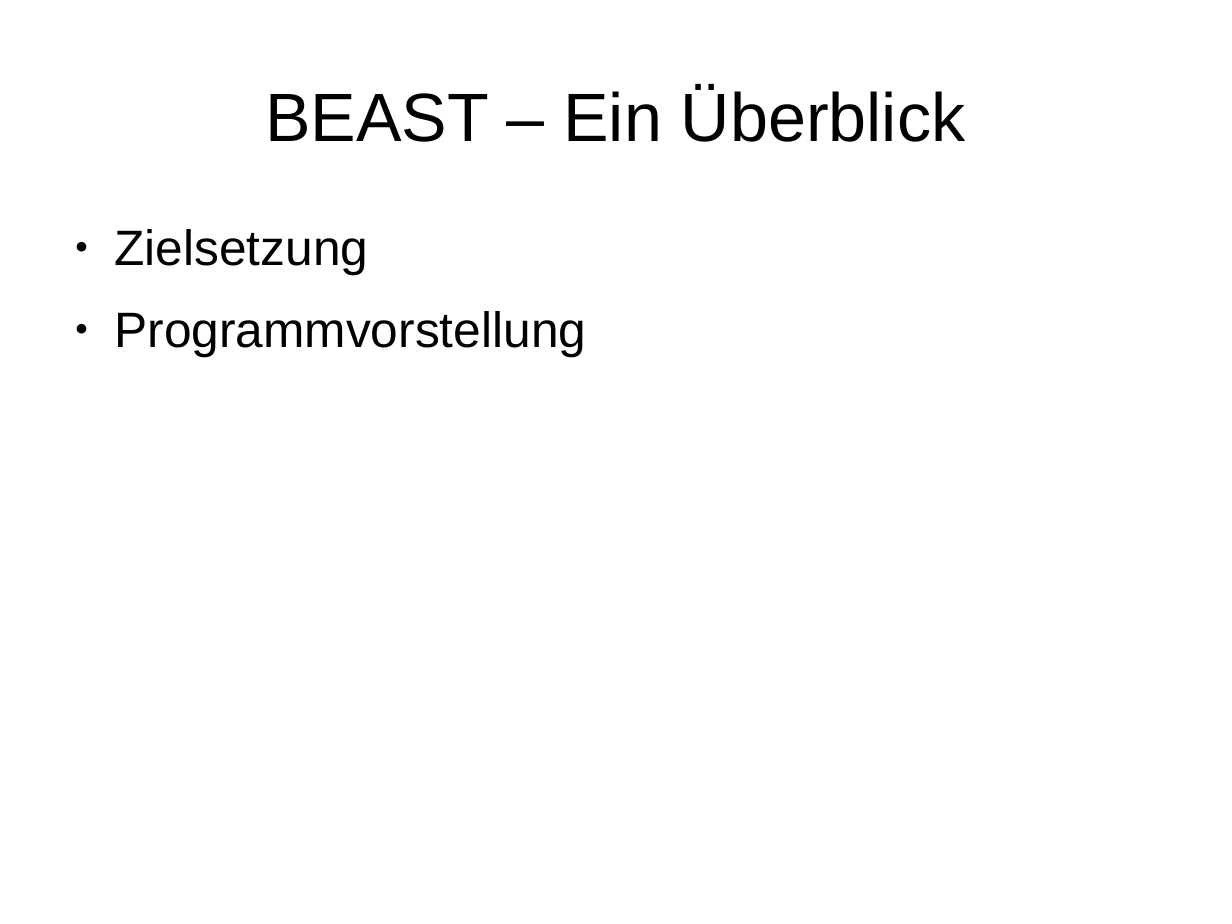
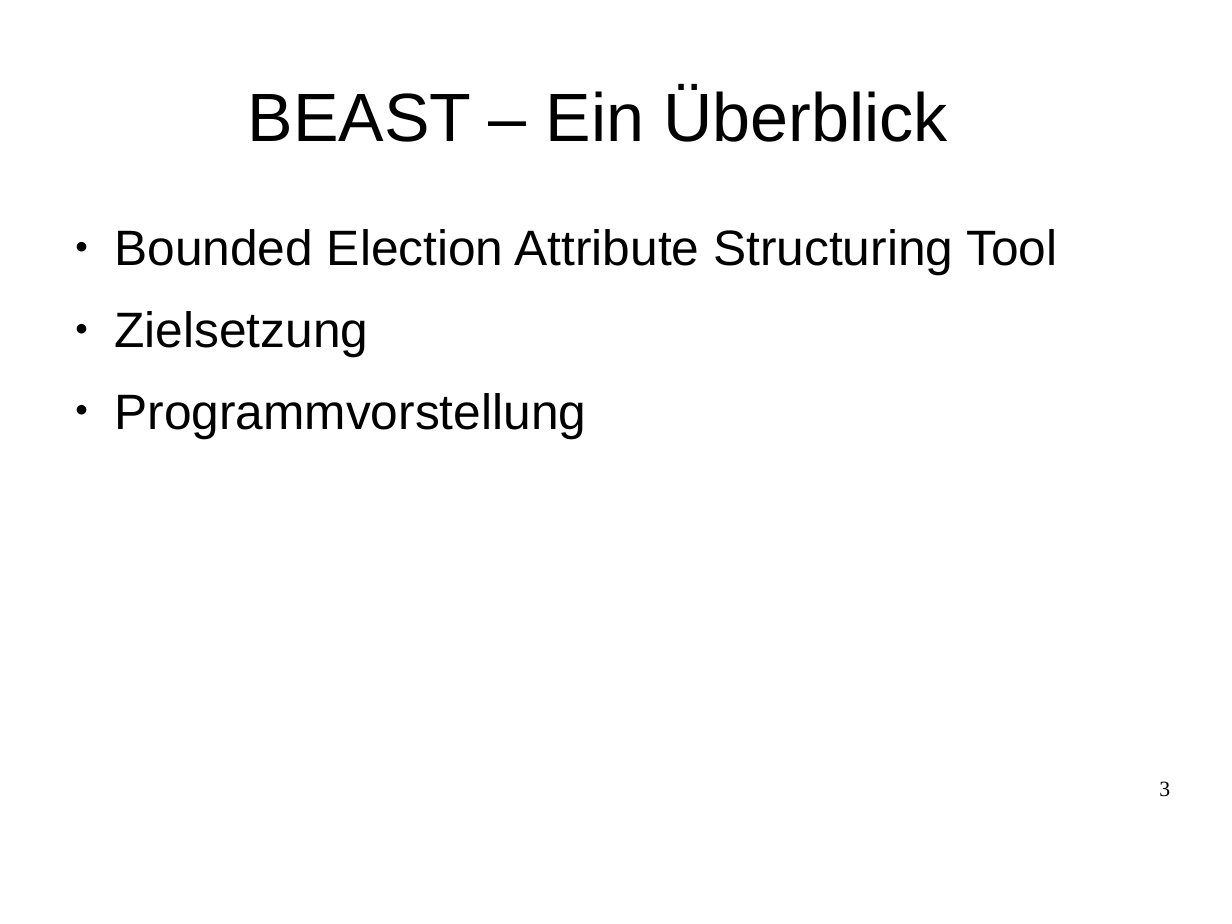
Before and after one commit to justin-hecht/pse-wahlverfahren, a slide deck: slide 3 of Implementierung/Präsentation/Präsentation.odp. Drawn at 1232x924 pixels with LibreOffice and Linux fonts; fonts in the diff are those of the drawing; background and template pictures are left out. Boxes give left, top, right and bottom in pixels: in the first picture for what was removed or moved away, otherwise in the second. Text is boxed around its words. In the diff, an @@ line names an element or a change of style, - is before the commit and + after.

```diff
--- a/Implementierung/Präsentation/Präsentation.odp
+++ b/Implementierung/Präsentation/Präsentation.odp
@@ title "BEAST – Ein Überblick" moved from (x1=265, y1=86, x2=966, y2=142) to (x1=248, y1=86, x2=948, y2=142) @@
@@ text at (x1=114, y1=229, x2=1057, y2=275): paragraph added @@
+● Bounded Election Attribute Structuring Tool
@@ page number added at (x1=1159, y1=781, x2=1170, y2=797), 14 pt, text #000000 @@
+3
```
Also in this commit, not shown: 10 other slides changed, 5 slides added, 3 slides removed, 3 other files.
